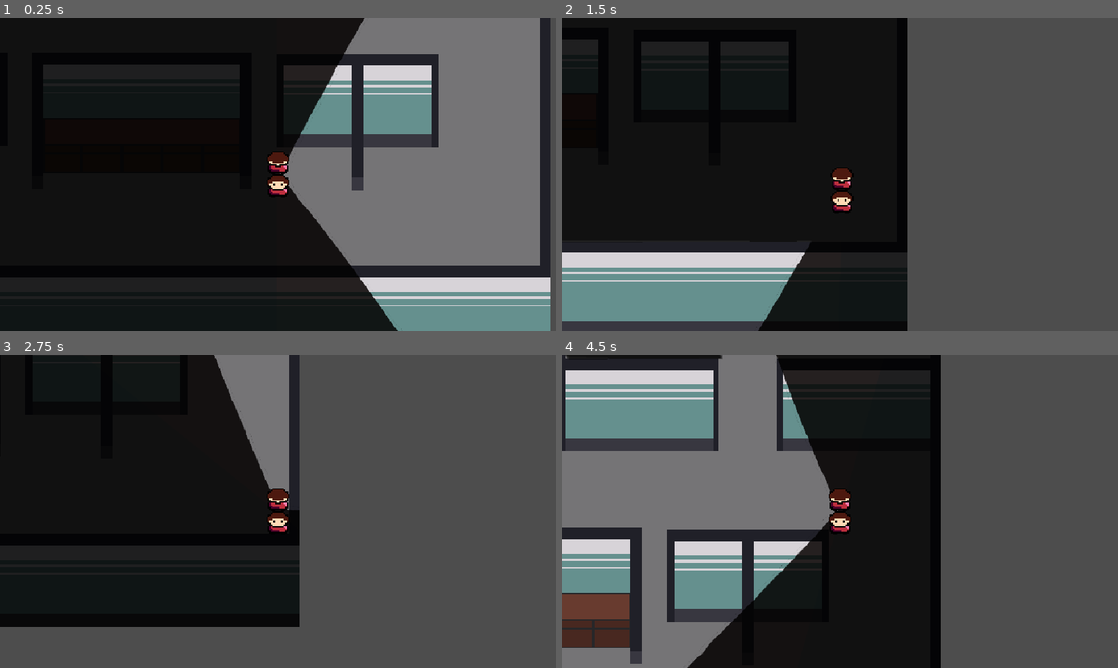
Above: before the commit, frames 1-4 (two rows, left to right).
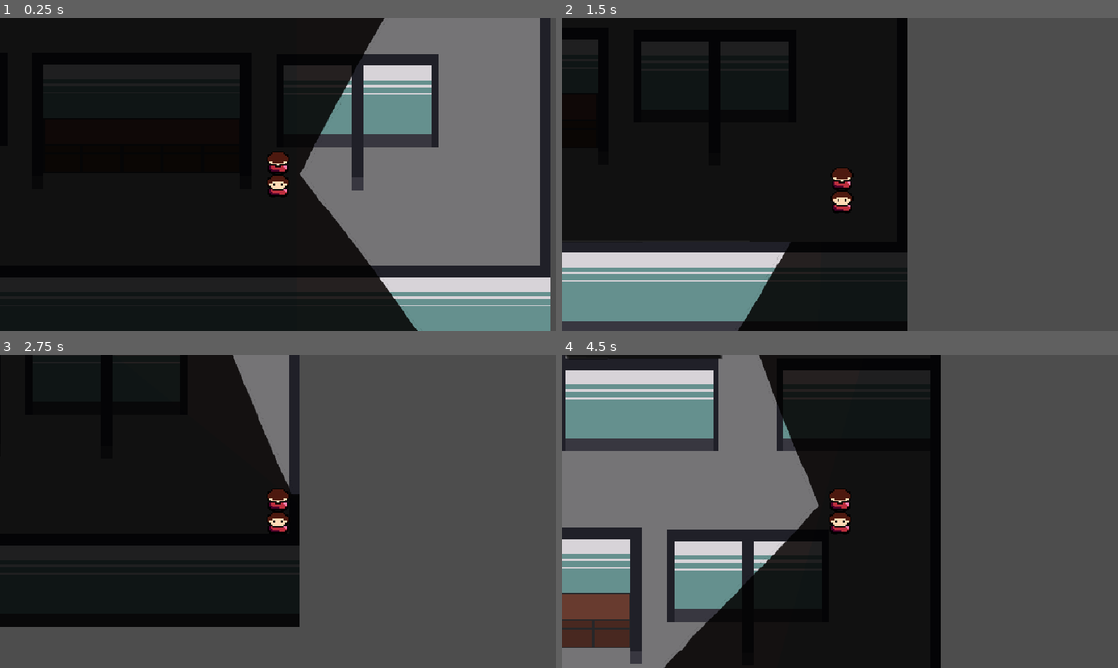
Above: after the commit, the same moments.

Repository: ygda-org/brackeys-26.2
Game: Godot game, scene res://main/main.tscn
Same seed, same stepped clock (60 frames per second), same inputs: the game is played once before the commit and once after it. Sound files missing from this copy of the repository are replaced by a short silence.
Inputs (mouse positions are in pixels of both pictures, inside the frame that each line leads up to):
- Up to frame 1 (0.25 s): no input
- Up to frame 2 (1.5 s): tap Enter at 0.5 s; move the mouse to (962, 158) at 0.52 s; hold D (right) 0.53-1.28 s; click (962, 158) at 0.6 s; move the mouse to (728, 190) at 1.27 s; hold S (down) from 1.28 s (still down); click (728, 190) at 1.35 s
- Up to frame 3 (2.75 s): move the mouse to (333, 442) at 2.02 s; release S (down) at 2.03 s; hold D (right) from 2.03 s (still down); click (333, 442) at 2.1 s
- Up to frame 4 (4.5 s): move the mouse to (812, 574) at 2.77 s; release D (right) at 2.78 s; hold W (up) 2.78-3.53 s; click (812, 574) at 2.85 s; move the mouse to (1006, 558) at 3.52 s; hold A (left) from 3.53 s (still down); click (1006, 558) at 3.6 s; move the mouse to (673, 464) at 4.27 s; click (673, 464) at 4.35 s

The runs differ from the first frame. In frame 1, 3.6% of the frame differs, in the area x 50-76%, y 0-100%; in frame 2, 1.1%; in frame 3, 1.6%; in frame 4, 3.7%, in the area x 18-50%, y 0-100%.

Commit message:
i forgot to save it last commit

Diff:
--- a/player/player.tscn
+++ b/player/player.tscn
@@ -55,7 +55,7 @@
 shadow_enabled = true
 shadow_filter = 1
 texture = ExtResource("3_g1dw6")
-offset = Vector2(6, -20)
+offset = Vector2(6, -22)
 texture_scale = 0.05
 
 [node name="EmployeeScan" type="Area2D" parent="VisionArm" unique_id=40700012]
